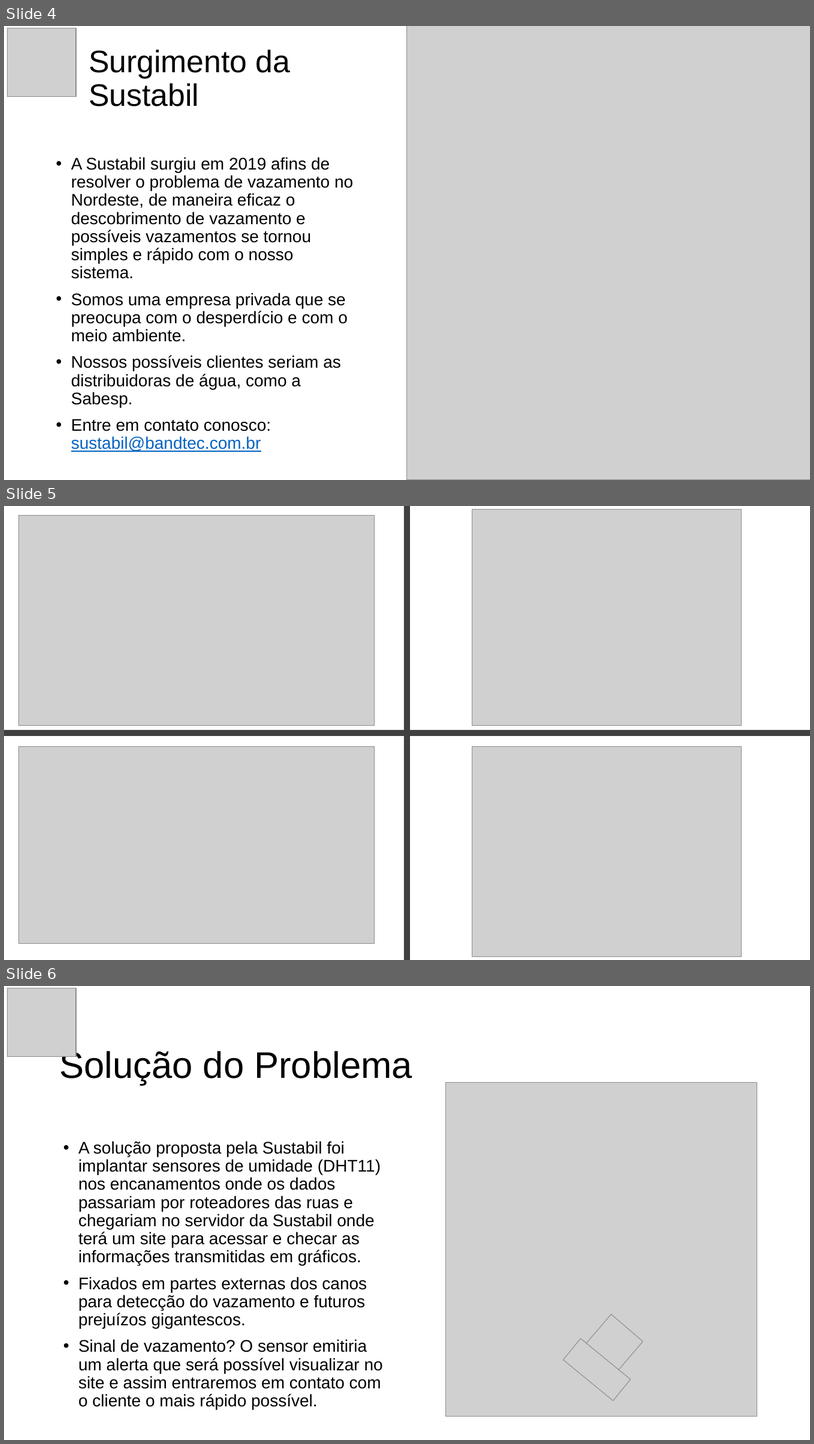
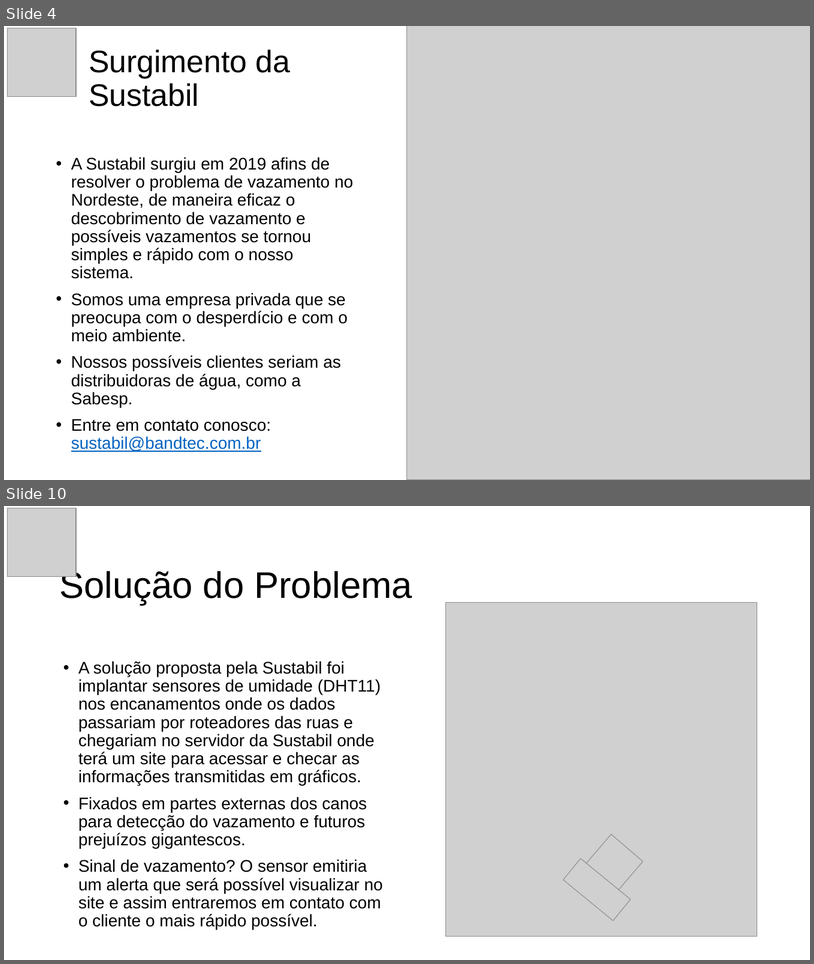
Before and after one commit to franklin-silva41/PROJETO-SENSOR-DE-UMIDADE, a slide deck: SUSTABIL - Apresentação didatico.pptx. Shown one above the other, each under a label of ours: slides 4, 5 and 6 before the commit, slides 4 and 10 after it; the slides between them are not shown. The pictures are 814x1444 and 814x964 pixels, drawn with LibreOffice and Linux fonts; fonts in the diff are those of the drawing; grey boxes stand for pictures; background and template pictures are left out. Boxes give left, top, right and bottom in pixels: in the first picture for what was removed or moved away, otherwise in the second. Text is boxed around its words. In the diff, an @@ line names an element or a change of style, - is before the commit and + after.

```diff
--- a/SUSTABIL - Apresentação didatico.pptx
+++ b/SUSTABIL - Apresentação didatico.pptx
@@ slide 5 removed at <box>4,506,810,960</box>, background #FFFFFF @@
@@ picture removed at <box>18,516,375,726</box> @@
@@ rectangle removed at <box>404,506,411,960</box> @@
@@ picture removed at <box>473,510,742,726</box> @@
@@ rectangle removed at <box>4,730,410,736</box> @@
@@ rectangle removed at <box>405,730,810,736</box> @@
@@ picture removed at <box>18,746,375,943</box> @@
@@ picture removed at <box>473,746,742,956</box> @@
@@ what was slide 6 is now slide 10 @@
```
Also in this commit, not shown: 5 slides added, 1 other file.
